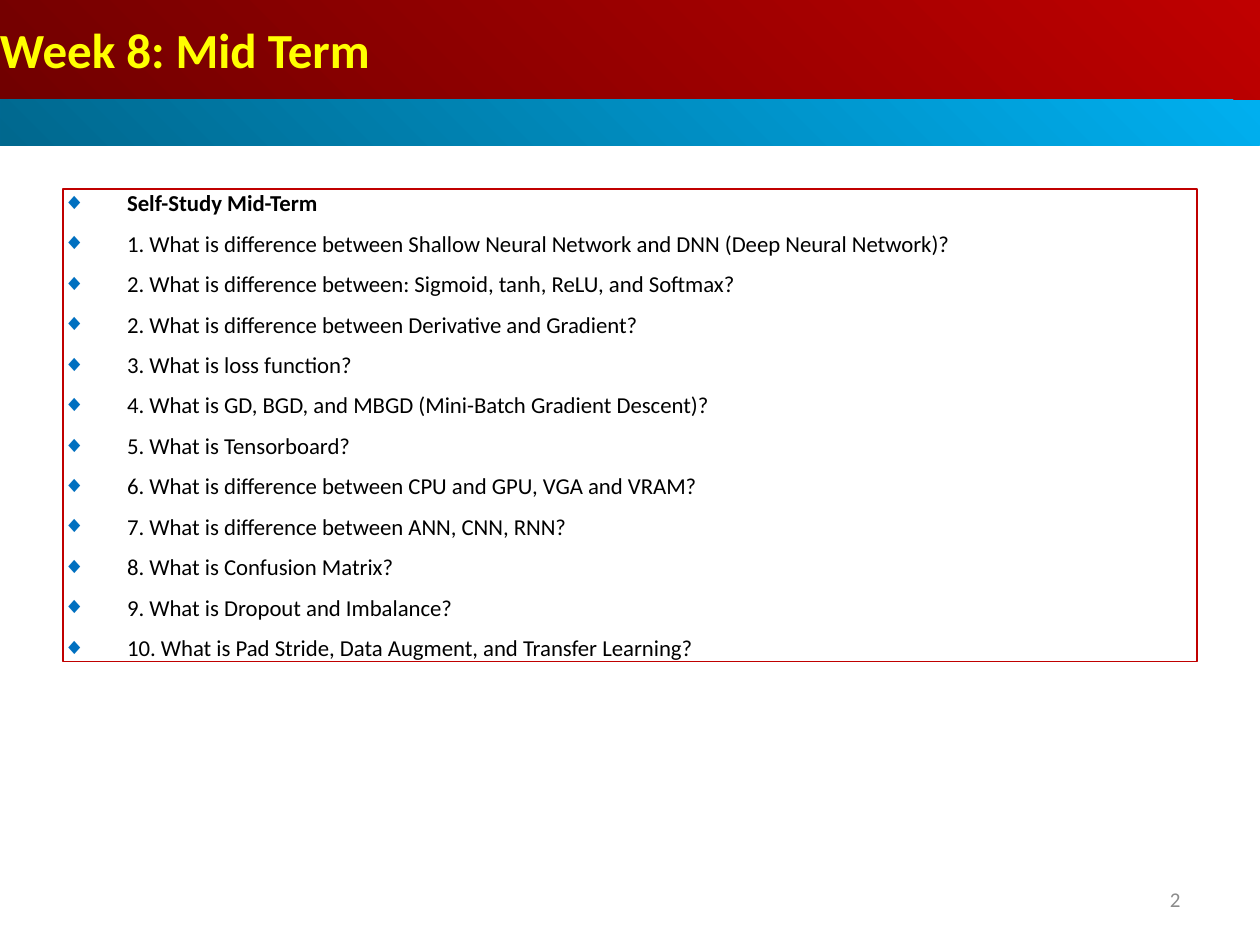
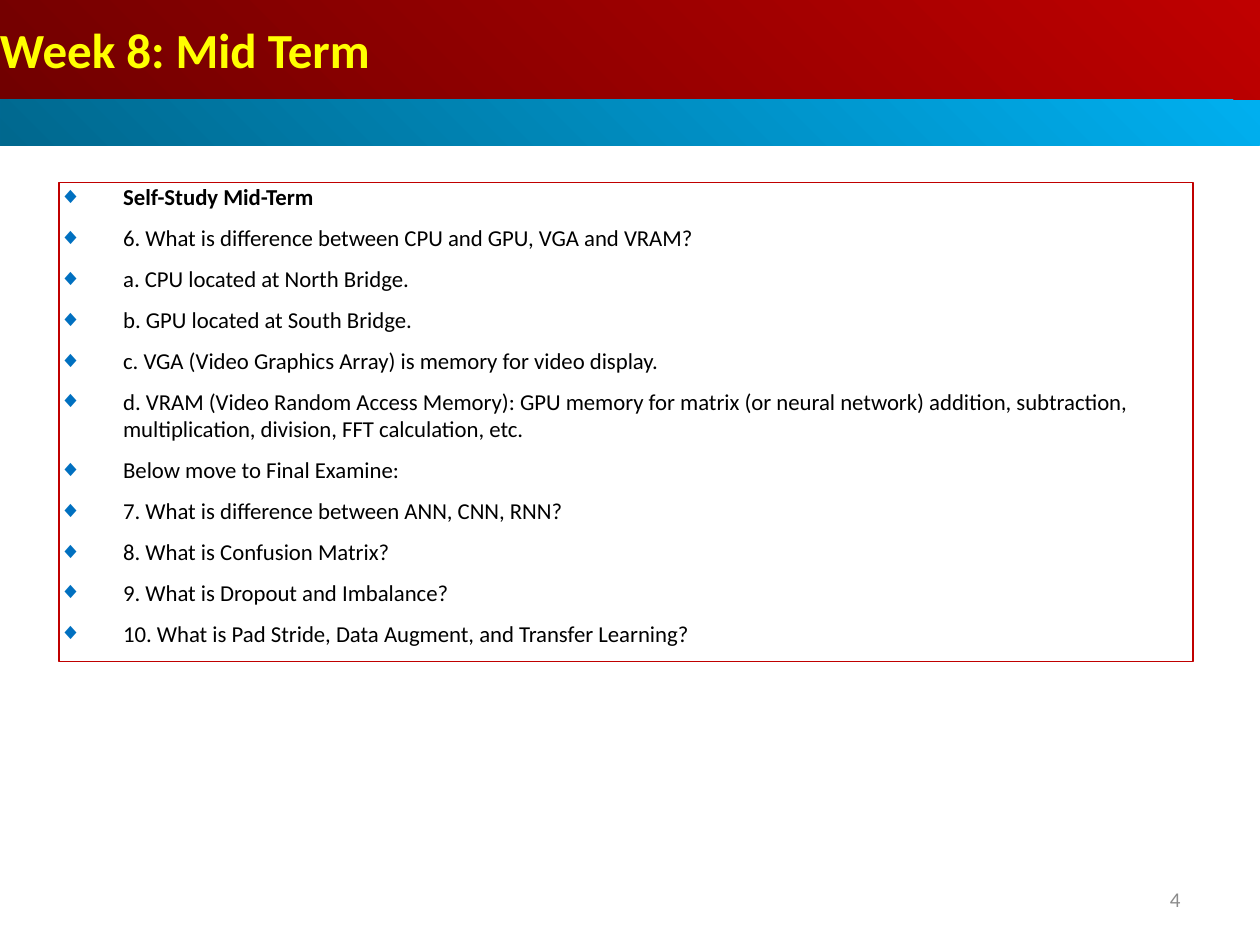
Before and after one commit to peterhchen/AIU_CS512_DL, a slide deck: slide 4 of 000_Lecture_Project/week08/01_Lecture/00_Mid_Term_QA.ppt (slide 2 before the commit). Drawn at 1260x945 pixels with LibreOffice and Linux fonts; fonts in the diff are those of the drawing. Boxes give left, top, right and bottom in pixels: in the first picture for what was removed or moved away, otherwise in the second. Text is boxed around its words. In the diff, an @@ line names an element or a change of style, - is before the commit and + after.

```diff
--- a/000_Lecture_Project/week08/01_Lecture/00_Mid_Term_QA.ppt
+++ b/000_Lecture_Project/week08/01_Lecture/00_Mid_Term_QA.ppt
@@ rectangle "Self-Study Mid-Term": place and size @@
-rectangle "Self-Study Mid-Term" at box(63, 189, 1197, 662)
+rectangle "Self-Study Mid-Term" at box(59, 183, 1193, 662)
@@ text in rectangle at box(127, 235, 949, 454): paragraphs removed @@
-◆ 1. What is difference between Shallow Neural Network and DNN (Deep Neural Network)?
-◆ 2. What is difference between: Sigmoid, tanh, ReLU, and Softmax?
-◆ 2. What is difference between Derivative and Gradient?
-◆ 3. What is loss function?
-◆ 4. What is GD, BGD, and MBGD (Mini-Batch Gradient Descent)?
-◆ 5. What is Tensorboard?
@@ text in rectangle at box(123, 271, 1126, 478): paragraphs added @@
+◆ a. CPU located at North Bridge.
+◆ b. GPU located at South Bridge.
+◆ c. VGA (Video Graphics Array) is memory for video display.
+◆ d. VRAM (Video Random Access Memory): GPU memory for matrix (or neural network) addition, subtraction, multiplication, division, FFT calculation, etc.
+◆ Below move to Final Examine:
@@ page number at box(1170, 893, 1181, 907): text changed @@
-2
+4
```
Also in this commit, not shown: 2 slides added, 1 other file.
